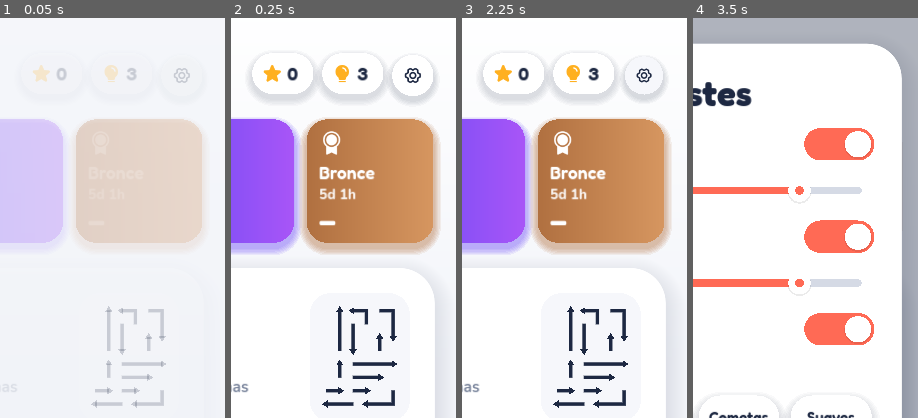
Above: before the commit, frames 1-4 (left to right).
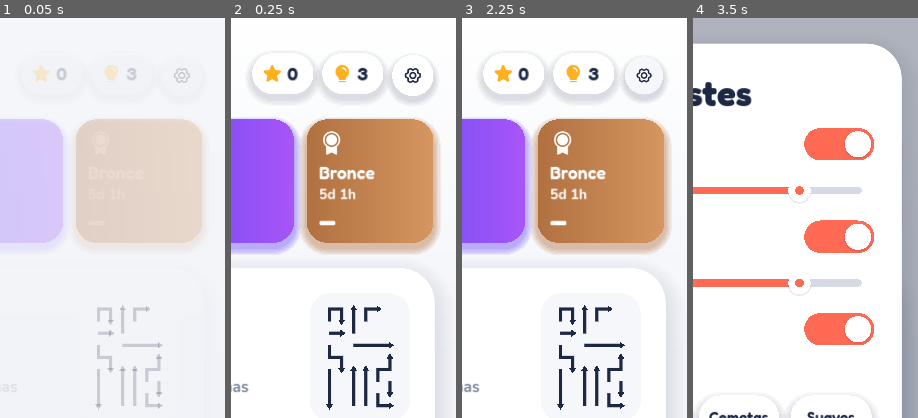
Above: after the commit, the same moments.

Repository: catlinux/cavila-puzzles
Game: Godot game, scene res://ui/home.tscn
Two runs of this game, one before a commit and one after it. Both use one fixed random seed, a clock stepped at 60 frames per second and the inputs below.
Inputs (mouse positions are % of the whole screen's width and height, from its top left):
- Up to frame 1 (0.05 s): no input
- Up to frame 2 (0.25 s): no input
- Up to frame 3 (2.25 s): tap Enter at 0.5 s; drag from (62, 10) to (60, 28) at 0.52 s; tap Space at 1.25 s; drag from (77, 10) to (45, 70) at 1.27 s; move the mouse to (90, 10) at 2.02 s; click (90, 10) at 2.17 s
- Up to frame 4 (3.5 s): tap Enter at 2.75 s; drag from (50, 71) to (20, 35) at 2.77 s
The pictures show only the part of the screen within x 50-100%, y 2-52%; the shares and areas given below are measured in that part.

The runs differ from the first frame. In frame 1, 2.2% of the frame differs, in the area x 40-74%, y 71-98%; in frame 2, 2.6%; in frame 3, 2.6%; in frame 4, nothing differs.

Commit message:
Categorías de nivel, tamaños crecientes y variados, obstáculos infranqueables
- Categorías: respiro, normal, difícil, súper difícil (+1 pista) y extra
  (+2 pistas, múltiplos de 50), con su color en el juego y en el inicio.
- El tablero crece nivel a nivel hasta 32x50 hacia el nivel 150, con
  tamaño variable según el nivel y su categoría.
- El centro del anillo pasa a ser roca: ninguna flecha atraviesa un
  obstáculo (antes era un hueco que se podía cruzar). Rocas con aspecto
  de piedra. Test que lo comprueba.
- El siguiente nivel se prepara en segundo plano mientras juegas.

Co-Authored-By: Claude Opus 5.5 <noreply@anthropic.com>
Claude-Session: https://claude.ai/code/session_01VxSFSQknmUZgemuLZRXt7V

Diff:
--- a/core/game.gd
+++ b/core/game.gd
@@ -49,6 +49,9 @@
 
 
 var _cache := {}  # tableros ya generados (la miniatura del inicio y la partida comparten)
+var _mutex := Mutex.new()
+var _thread: Thread
+var _prefetching := -1
 
 
 func puzzle() -> Dictionary:
@@ -59,18 +62,67 @@
 
 func puzzle_for_level(n: int) -> Dictionary:
 	var key := "L%d" % n
-	if not _cache.has(key):
-		if _cache.size() > 6:
-			_cache.clear()
-		_cache[key] = Arrows.generate(Levels.seed_for(n), Levels.params_for(n))
-	return _cache[key]
+	_mutex.lock()
+	var cached: Dictionary = _cache.get(key, {})
+	_mutex.unlock()
+	if not cached.is_empty():
+		return cached
+	if _prefetching == n and _thread and _thread.is_started():
+		_thread.wait_to_finish()  # se estaba preparando: esperar a que termine
+		_prefetching = -1
+		_mutex.lock()
+		cached = _cache.get(key, {})
+		_mutex.unlock()
+		if not cached.is_empty():
+			return cached
+	var p := Arrows.generate(Levels.seed_for(n), Levels.params_for(n))
+	_store(key, p)
+	return p
+
+
+func _store(key: String, p: Dictionary) -> void:
+	_mutex.lock()
+	if _cache.size() > 6:
+		_cache.clear()
+	_cache[key] = p
+	_mutex.unlock()
+
+
+## Prepara el nivel n en un hilo aparte (para que "Continuar" sea inmediato).
+func prefetch(n: int) -> void:
+	_mutex.lock()
+	var has := _cache.has("L%d" % n)
+	_mutex.unlock()
+	if has or (_thread and _thread.is_started()):
+		return
+	_prefetching = n
+	_thread = Thread.new()
+	_thread.start(func():
+		var p := Arrows.generate(Levels.seed_for(n), Levels.params_for(n))
+		_store("L%d" % n, p))
+
+
+func _process(_d: float) -> void:
+	# Recoger el hilo de precarga cuando termina.
+	if _thread and _thread.is_started() and not _thread.is_alive():
+		_thread.wait_to_finish()
+		_prefetching = -1
+
+
+func _exit_tree() -> void:
+	if _thread and _thread.is_started():
+		_thread.wait_to_finish()
 
 
 func puzzle_for_daily(key: String) -> Dictionary:
 	var k := "D" + key
-	if not _cache.has(k):
-		_cache[k] = Arrows.generate(Daily.seed_for(key), Daily.params_for(key))
-	return _cache[k]
+	_mutex.lock()
+	var cached: Dictionary = _cache.get(k, {})
+	_mutex.unlock()
+	if cached.is_empty():
+		cached = Arrows.generate(Daily.seed_for(key), Daily.params_for(key))
+		_store(k, cached)
+	return cached
 
 
 ## Dificultad (0..1) de la partida en curso.
--- a/core/i18n.gd
+++ b/core/i18n.gd
@@ -24,6 +24,10 @@
 	"WORLD_NEBULA": ["Nébula", "Nebulosa"],
 	"CHALLENGE": ["Reto", "Repte"],
 	"MAZE": ["Laberinto", "Laberint"],
+	"TIER_EASY": ["Respiro", "Respir"],
+	"TIER_HARD": ["Difícil", "Difícil"],
+	"TIER_SUPER": ["Súper difícil", "Súper difícil"],
+	"TIER_EXTRA": ["Extra", "Extra"],
 	"BREATHER": ["Respiro", "Respir"],
 	"WIN": ["¡Cielo despejado!", "Cel serè!"],
 	"LOSE": ["Sin luces", "Sense llums"],
--- a/core/progress.gd
+++ b/core/progress.gd
@@ -75,7 +75,10 @@
 	var bonus := 0
 	if first and level % 5 == 0:
 		bonus = 1
-		data["hints"] = hints() + 1
+	if first:
+		# Premio extra la primera vez que se supera un nivel súper difícil o extra.
+		bonus += {"super": 1, "extra": 2}.get(preload("res://game/levels.gd").tier(level), 0)
+	data["hints"] = hints() + bonus
 	bonus += _event_progress()
 	add_league_points(points)
 	save()
--- a/game/levels.gd
+++ b/game/levels.gd
@@ -23,6 +23,30 @@
 ]
 
 
+const MAX_W := 32
+const MAX_H := 50
+
+
+## Progresión del tamaño del tablero (0..1): crece nivel a nivel y llega al máximo hacia el 150.
+static func size_t(level: int) -> float:
+	var n := maxi(level, 1)
+	var s := clampf(pow((n - 1) / 149.0, 0.7), 0.0, 1.0)
+	# No todos del mismo tamaño: cada nivel varía, y la categoría lo agranda o lo reduce.
+	var rng := Rng.make(Rng.derive(seed_for(n), 444))
+	match tier(n):
+		"easy":
+			s *= 0.6
+		"normal":
+			s *= rng.randf_range(0.65, 1.0)
+		"hard":
+			s *= rng.randf_range(0.85, 1.05)
+		"super":
+			s = maxf(s * 1.1, s + 0.12)
+		"extra":
+			s = maxf(s * 1.25, s + 0.25)
+	return clampf(s, 0.0, 1.0)
+
+
 static func world_index(level: int) -> int:
 	return (maxi(level, 1) - 1) / LEVELS_PER_WORLD
 
@@ -39,15 +63,37 @@
 	return 0 if m == 1 or m == 6 else 1
 
 
+## Categoría de cada nivel. La mayoría son normales; de vez en cuando hay un respiro y,
+## cada cierto tiempo, niveles difíciles, súper difíciles o extra (siempre en los múltiplos
+## de 50). Depende solo del número de nivel.
+const TIERS := ["easy", "normal", "hard", "super", "extra"]
+const TIER_BOOST := {"easy": -0.1, "normal": 0.0, "hard": 0.12, "super": 0.22, "extra": 0.32}
+
+
+static func tier(level: int) -> String:
+	var n := maxi(level, 1)
+	if n < 8:
+		return "normal"
+	if n % 50 == 0:
+		return "extra"
+	var r := Rng.make(Rng.derive(seed_for(n), 333)).randf()
+	if beat(n) == 2:
+		return "super" if r < 0.3 else "hard"
+	if beat(n) == 0:
+		return "easy"
+	if n >= 30 and r < 0.03:
+		return "extra"
+	if n >= 15 and r < 0.1:
+		return "super"
+	if r < 0.25:
+		return "hard"
+	return "normal"
+
+
 static func difficulty(level: int) -> float:
 	var n := maxi(level, 1)
 	var t := clampf(pow(log(float(n)) / log(3000.0), 1.3), 0.0, 1.0)
-	match beat(n):
-		0:
-			t -= 0.07
-		2:
-			t += 0.08
-	return clampf(t, 0.0, 1.0)
+	return clampf(t + TIER_BOOST[tier(n)], 0.0, 1.0)
 
 
 static func params_for(level: int) -> Dictionary:
@@ -69,9 +115,12 @@
 	if shapes > 1:
 		# Los niveles reto estrenan la última forma desbloqueada; el resto, al azar.
 		kind = Shapes.KINDS[1 + rng.randi() % (shapes - 1)] if beat(level) == 2 else Shapes.KINDS[rng.randi() % shapes]
-	var base_w := lerpf(5.0, 22.0, t) / sqrt(Shapes.area_ratio(kind))
-	var w := clampi(int(round(base_w + rng.randf_range(-1.5, 1.5))), 5, 24)
-	var h := clampi(int(round(w * rng.randf_range(1.25, 1.6))), 6, 36)
+	# El tamaño crece nivel a nivel hasta el máximo (unas 32×50 casillas) hacia el nivel 150;
+	# los niveles de respiro son algo más pequeños.
+	var st := size_t(level) if level > 0 else t
+	var base_w := lerpf(5.0, 32.0, st) / sqrt(Shapes.area_ratio(kind))
+	var w := clampi(int(round(base_w + rng.randf_range(-1.5, 1.0))), 5, MAX_W)
+	var h := clampi(int(round(w * rng.randf_range(1.35, 1.6))), 6, MAX_H)
 	var shape := Shapes.make(kind, w, h, rng)
 	# Estilo: 0 = flechas pequeñas, 1 = mixto, 2 = serpientes.
 	var style := rng.randi() % 3
--- a/game/shapes.gd
+++ b/game/shapes.gd
@@ -1,7 +1,8 @@
 extends RefCounted
 ## Formas de tablero. Devuelve las casillas que no se usan:
-##   holes: huecos (fuera del tablero; las flechas pasan volando por encima)
-##   rocks: obstáculos (bloquean el paso: ninguna flecha puede apuntar hacia ellos)
+##   holes: huecos en el borde (fuera del tablero; las flechas pasan volando por encima)
+##   rocks: obstáculos infranqueables (ninguna flecha puede apuntar hacia ellos).
+##          Todo lo que queda en medio del tablero es siempre roca, nunca hueco.
 
 ## Formas en el orden en que se desbloquean.
 const KINDS := ["rect", "corners", "oval", "diamond", "cross", "ring", "rocks", "pillar", "hourglass", "steps"]
@@ -41,12 +42,13 @@
 					if (x < bx or x >= w - bx) and (y < by or y >= h - by):
 						holes.append(Vector2i(x, y))
 		"ring":
+			# El centro es un bloque macizo: obstáculo infranqueable (no un hueco).
 			var rx := maxi(1, w / 6)
 			var ry := maxi(1, h / 7)
 			for y in h:
 				for x in w:
 					if absf(x - cx) <= rx and absf(y - cy) <= ry:
-						holes.append(Vector2i(x, y))
+						rocks.append(Vector2i(x, y))
 		"hourglass":
 			for y in h:
 				for x in w:
@@ -62,12 +64,12 @@
 					elif x > w - 1 - ((h - 1 - y) / step) and y >= step:
 						holes.append(Vector2i(x, y))
 		"pillar":
-			var s := maxi(1, mini(w, h) / 7)
+			var s := maxi(1, mini(w, h) / 6)
 			for y in range(int(cy) - s + 1, int(cy) + s + 1):
 				for x in range(int(cx) - s + 1, int(cx) + s + 1):
 					rocks.append(Vector2i(x, y))
 		"rocks":
-			var n := 2 + rng.randi() % 3
+			var n := 2 + rng.randi() % 3 + (w * h) / 300
 			for _k in n:
 				var o := Vector2i(rng.randi_range(2, maxi(2, w - 3)), rng.randi_range(2, maxi(2, h - 3)))
 				var size := rng.randi_range(1, 3)
--- a/tests/test_arrows.gd
+++ b/tests/test_arrows.gd
@@ -101,6 +101,21 @@
 		if not par.rocks.is_empty():
 			with_rocks += 1
 	check(kinds.size() >= 8, "variedad de formas (%d)" % kinds.size())
+	# Ninguna salida cruza un obstáculo, ni siquiera el centro del anillo.
+	var crossings := 0
+	for lv in range(30, 250, 7):
+		var par2 := Levels.params_for(lv)
+		if par2.rocks.is_empty():
+			continue
+		var g2 := Arrows.generate(Levels.seed_for(lv), par2)
+		var rk := {}
+		for c in g2.rocks:
+			rk[c] = true
+		for i in g2.arrows.size():
+			for c in Arrows.exit_path(g2, i):
+				if rk.has(c):
+					crossings += 1
+	check(crossings == 0, "ninguna flecha puede atravesar un obstáculo (%d)" % crossings)
 	check(with_rocks >= 5, "hay niveles con obstáculos (%d)" % with_rocks)
 	check(Levels.params_for(1).shape == "rect" and Levels.params_for(5).shape == "rect", "los primeros niveles son rectangulares")
 	check(Levels.unlocked_shapes(26) >= 7, "las rocas llegan hacia el nivel 26")
@@ -153,14 +168,33 @@
 
 	# Curva: crece en media y los primeros niveles son pequeños.
 	check(Levels.params_for(1).w <= 6 and Levels.params_for(1).h <= 10, "nivel 1 pequeño")
+	check(Levels.params_for(10).w <= 11, "nivel 10 todavía pequeño (%d)" % Levels.params_for(10).w)
+	var grows := true
+	for k in range(1, 15):
+		if Levels.size_t(k * 10 + 1) < Levels.size_t((k - 1) * 10 + 1):
+			grows = false
+	check(grows, "el tamaño crece nivel a nivel")
 	var avg_lo := 0.0
 	var avg_hi := 0.0
 	for k in 20:
 		avg_lo += Levels.difficulty(11 + k)
 		avg_hi += Levels.difficulty(500 + k)
 	check(avg_hi > avg_lo, "la dificultad crece")
-	check(Levels.params_for(100000).w <= 24 and Levels.params_for(100000).h <= 36, "tamaño máximo acotado (móvil)")
+	check(Levels.params_for(100000).w <= Levels.MAX_W and Levels.params_for(100000).h <= Levels.MAX_H, "tamaño máximo acotado")
+	check(Levels.params_for(200).w >= 26 and Levels.params_for(200).h >= 36, "hacia el nivel 150-200 se llega a tableros grandes (%dx%d)" % [Levels.params_for(200).w, Levels.params_for(200).h])
 	check(Levels.beat(10) == 2 and Levels.beat(11) == 0 and Levels.beat(12) == 1, "ritmo de 10 niveles")
+	# Categorías: la mayoría normales, de vez en cuando difíciles, súper y extra.
+	var counts := {"easy": 0, "normal": 0, "hard": 0, "super": 0, "extra": 0}
+	for lv in range(1, 1001):
+		counts[Levels.tier(lv)] += 1
+	check(counts.normal > 350 and counts.hard > 100 and counts.super > 40 and counts.extra >= 20 and counts.easy > 80, "reparto de categorías %s" % [counts])
+	check(Levels.tier(50) == "extra" and Levels.tier(100) == "extra", "los múltiplos de 50 son extra")
+	check(Levels.tier(3) == "normal", "los primeros niveles son normales")
+	check(Levels.difficulty(250) > Levels.difficulty(251) or Levels.tier(251) != "normal", "un extra es más difícil que el siguiente nivel normal")
+	var sizes := {}
+	for lv in range(150, 200):
+		sizes[Levels.params_for(lv).w] = true
+	check(sizes.size() >= 6, "no todos los tableros son del mismo tamaño (%d anchos distintos)" % sizes.size())
 	check(Levels.world_index(1) == 0 and Levels.world_index(30) == 0 and Levels.world_index(31) == 1, "mundos de 30")
 	# Profundidad media creciente.
 	var d_lo := 0
--- a/ui/home.gd
+++ b/ui/home.gd
@@ -99,7 +99,20 @@
 	info.size_flags_horizontal = Control.SIZE_EXPAND_FILL
 	info.add_theme_constant_override("separation", 0)
 	var wi := Levels.world_index(level)
-	info.add_child(Style.label(("%s %d · %s" % [tr("WORLD"), wi + 1, tr(world.key)]).to_upper(), 24, world.a, "body_bold"))
+	var tier := Levels.tier(level)
+	var kicker := ("%s %d · %s" % [tr("WORLD"), wi + 1, tr(world.key)]).to_upper()
+	var krow := HBoxContainer.new()
+	krow.add_theme_constant_override("separation", 10)
+	krow.add_child(Style.label(kicker, 24, world.a, "body_bold"))
+	if Style.TIER_COLORS.has(tier):
+		var badge := Control.new()
+		var btxt: String = tr("TIER_" + tier.to_upper()).to_upper()
+		badge.custom_minimum_size = Vector2(Style.text_width(btxt, 20, "display") + 28, 36)
+		badge.draw.connect(func():
+			Style.fill_round(badge, Rect2(Vector2(0, 2), badge.size - Vector2(0, 4)), 16.0, Style.TIER_COLORS[tier], 6)
+			Style.text_at(badge, badge.size / 2.0, btxt, 20, Color.WHITE))
+		krow.add_child(badge)
+	info.add_child(krow)
 	info.add_child(Style.label("%s %d" % [tr("LEVEL"), level], 78, Style.INK, "display_bold"))
 	var in_world := (level - 1) % Levels.LEVELS_PER_WORLD
 	var puzzle := Game.puzzle_for_level(level)
@@ -342,11 +355,13 @@
 			Style.gradient_shape(c, r, 52.0, world.a, world.b)
 			Style.text_at(c, p, str(n), 42, Color.WHITE)
 		else:
+			var t := Levels.tier(n)
+			var ring_col: Color = Style.TIER_COLORS.get(t, Color(Style.INK, 0.18)) if t != "easy" else Color(Style.INK, 0.18)
 			var segs := 24
 			for i in segs:
-				if i % 2 == 0:
-					c.draw_arc(p, 39, TAU * i / segs, TAU * (i + 1) / segs, 4, Color(Style.INK, 0.18), 3.0, true)
-			Style.text_at(c, p, str(n), 32, Style.SUB)
+				if i % 2 == 0 or t in ["hard", "super", "extra"]:
+					c.draw_arc(p, 39, TAU * i / segs, TAU * (i + 1) / segs, 4, ring_col, 3.0 if t not in ["super", "extra"] else 5.0, true)
+			Style.text_at(c, p, str(n), 32, ring_col if t in ["hard", "super", "extra"] else Style.SUB)
 
 
 func _path_input(ev: InputEvent) -> void:
--- a/ui/play.gd
+++ b/ui/play.gd
@@ -102,12 +102,13 @@
 	else:
 		title_text = "%s %d" % [tr("LEVEL"), Game.level]
 		sub_text = "%s %d · %s" % [tr("WORLD"), Levels.world_index(Game.level) + 1, tr(world.key)]
-		if Levels.beat(Game.level) == 2:
-			sub_text += " · " + tr("CHALLENGE")
 		if Levels.params_for(Game.level).maze:
 			sub_text += " · " + tr("MAZE")
 	titles.add_child(Style.label(title_text, 50, Style.INK, "display", HORIZONTAL_ALIGNMENT_CENTER))
 	titles.add_child(Style.label(sub_text.to_upper(), 23, Style.SUB, "body_bold", HORIZONTAL_ALIGNMENT_CENTER))
+	var tier := Levels.tier(Game.level) if Game.mode == "level" else "normal"
+	if Style.TIER_COLORS.has(tier):
+		titles.add_child(Style.label(tr("TIER_" + tier.to_upper()).to_upper(), 24, Style.TIER_COLORS[tier], "display", HORIZONTAL_ALIGNMENT_CENTER))
 	top.add_child(titles)
 	var gear := RoundButton.new("gear-six-bold")
 	gear.pressed.connect(func():
@@ -186,6 +187,8 @@
 	for c in puzzle.get("rocks", []):
 		_rocks[c] = true
 	_prepare()
+	if Game.mode == "level":
+		Game.prefetch(Game.level + 1)
 	rival_time = Levels.rival_time(puzzle.arrows.size(), int(puzzle.get("depth", 0)), Game.seed_value())
 	_update_moves()
 	# Botón para volver a ver el tablero entero (solo visible con zoom).
@@ -704,11 +707,18 @@
 					Style.fill_round(board, r, rad, Style.CARD, 4)
 
 
-## Obstáculo: bloque gris con un brillo, que ninguna flecha puede atravesar.
+## Obstáculo: bloque de piedra oscuro con relieve, claramente infranqueable.
 func _draw_rock(c: Vector2i) -> void:
-	var r := Rect2(_origin + Vector2(c) * _cell, Vector2(_cell, _cell)).grow(-_cell * 0.06)
-	Style.fill_round(board, r, _cell * 0.22, Color8(214, 219, 230), 4)
-	Style.fill_round(board, Rect2(r.position + Vector2(r.size.x * 0.18, r.size.y * 0.16), r.size * Vector2(0.4, 0.18)), _cell * 0.08, Color(1, 1, 1, 0.55), 3)
+	var r := Rect2(_origin + Vector2(c) * _cell, Vector2(_cell, _cell)).grow(-_cell * 0.04)
+	var rad := _cell * 0.2
+	Style.fill_round(board, Rect2(r.position + Vector2(0, _cell * 0.08), r.size), rad, Color8(92, 102, 122), 4)
+	Style.fill_round(board, r, rad, Color8(132, 142, 162), 4)
+	Style.fill_round(board, Rect2(r.position + Vector2(r.size.x * 0.16, r.size.y * 0.14), r.size * Vector2(0.42, 0.16)), _cell * 0.07, Color(1, 1, 1, 0.35), 3)
+	# Dos grietas para que se lea como piedra.
+	var o := r.position
+	var s := r.size.x
+	board.draw_line(o + Vector2(0.62, 0.45) * s, o + Vector2(0.78, 0.68) * s, Color8(100, 110, 130), maxf(1.0, _cell * 0.05), true)
+	board.draw_line(o + Vector2(0.3, 0.6) * s, o + Vector2(0.42, 0.8) * s, Color8(100, 110, 130), maxf(1.0, _cell * 0.05), true)
 
 
 ## Trazo con extremos y uniones redondeadas.
--- a/ui/style.gd
+++ b/ui/style.gd
@@ -16,6 +16,9 @@
 const RED := Color8(229, 72, 77)
 const OFF := Color8(213, 218, 229)
 const SHADOW := Color(0.114, 0.157, 0.259, 0.10)
+## Colores de las categorías de nivel.
+const TIER_COLORS := {"easy": Color8(16, 185, 129), "hard": Color8(245, 130, 32),
+	"super": Color8(229, 72, 77), "extra": Color8(139, 61, 230)}
 
 const FONT_FILES := {
 	"display": "res://assets/fonts/fredoka-600.woff2",
